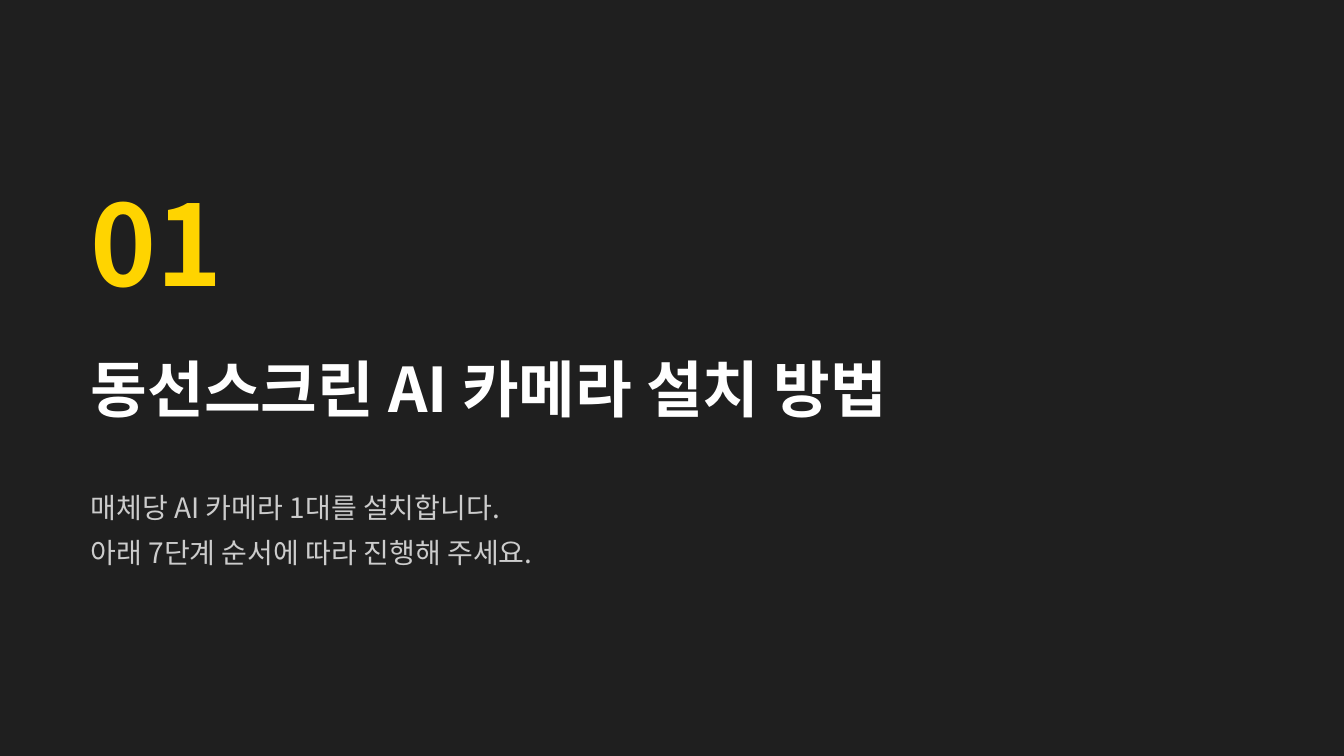
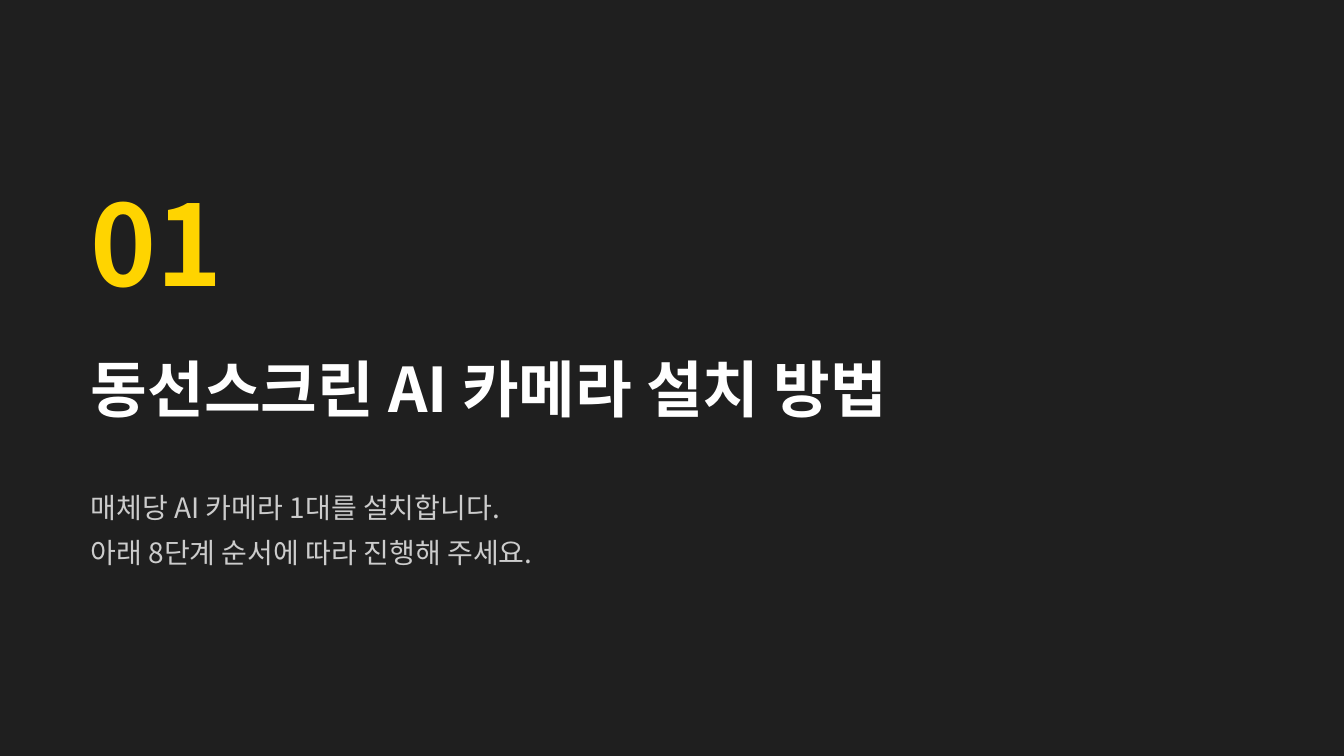
Before and after one commit to alsdn2947/ars, a slide deck: slide 3 of 이마트_AI카메라_설치매뉴얼.pptx. Drawn at 1344x756 pixels with LibreOffice and Linux fonts; fonts in the diff are those of the drawing. Boxes give left, top, right and bottom in pixels: in the first picture for what was removed or moved away, otherwise in the second. Text is boxed around its words. In the diff, an @@ line names an element or a change of style, - is before the commit and + after.

```diff
--- a/이마트_AI카메라_설치매뉴얼.pptx
+++ b/이마트_AI카메라_설치매뉴얼.pptx
@@ text at box(91, 540, 532, 565): text changed @@
-아래 7단계 순서에 따라 진행해 주세요.
+아래 8단계 순서에 따라 진행해 주세요.
```
Also in this commit, not shown: 16 other slides changed, 2 slides added.
